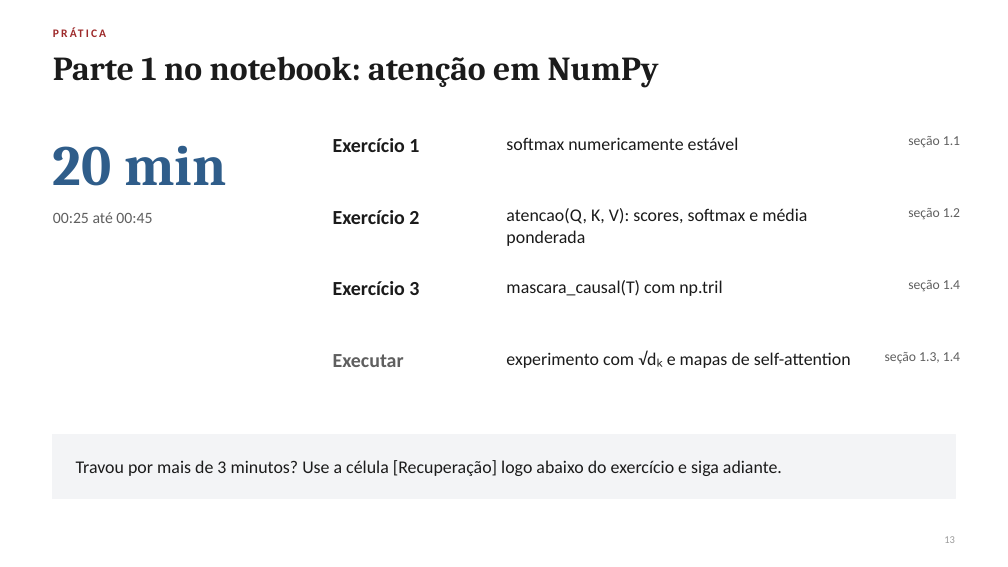
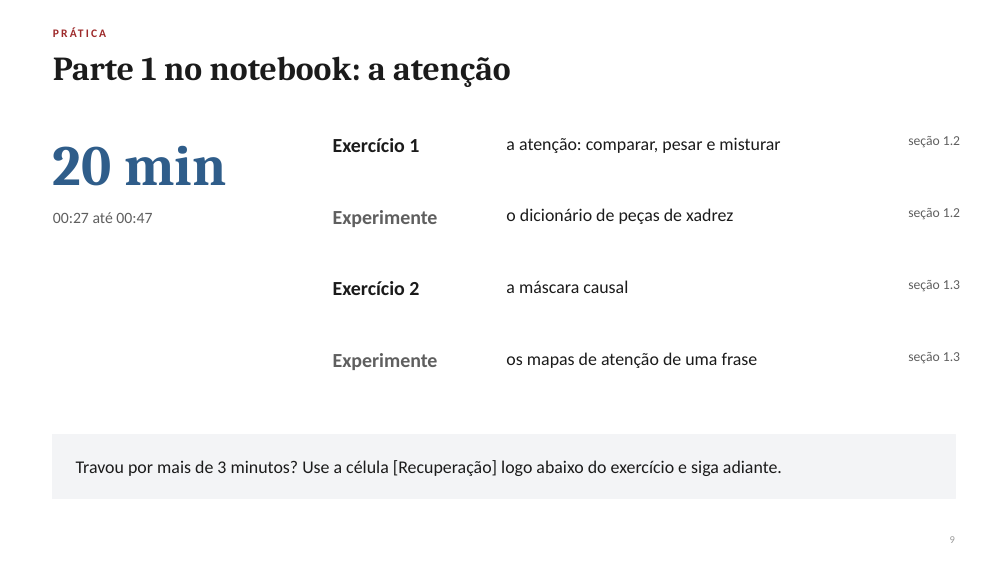
Before and after one commit to giovannibragasv/transformer-do-zero, a slide deck: slide 9 of slides/attention_workshop.pptx (slide 13 before the commit). Drawn at 1008x567 pixels with LibreOffice and Linux fonts; fonts in the diff are those of the drawing. Boxes give left, top, right and bottom in pixels: in the first picture for what was removed or moved away, otherwise in the second. Text is boxed around its words. In the diff, an @@ line names an element or a change of style, - is before the commit and + after.

Commit message:
Versão simplificada do workshop
Notebook com três exercícios (atenção, máscara causal e conexões residuais) e
textos mais curtos, sem a parte de matemática. Apresentação reduzida de 30
para 16 slides, só intuição, com uma única fórmula e o Transformer em um
diagrama.

```diff
--- a/slides/attention_workshop.pptx
+++ b/slides/attention_workshop.pptx
@@ text at (53,56,511,87): text changed @@
-Parte 1 no notebook: atenção em NumPy
+Parte 1 no notebook: a atenção
@@ text at (506,137,780,153): text changed @@
-softmax numericamente estável
+a atenção: comparar, pesar e misturar
@@ text at (908,136,960,148): text changed @@
-seção 1.1
+seção 1.2
@@ text at (506,208,733,224): text changed @@
-atencao(Q, K, V): scores, softmax e média ponderada
+o dicionário de peças de xadrez
@@ text at (53,212,152,223): text changed @@
-00:25 até 00:45
+00:27 até 00:47
@@ text at (333,210,438,227): text changed; text colour #1B1B1B to #5F5F5F @@
-Exercício 2
+Experimente
@@ text at (333,281,419,295): text changed @@
-Exercício 3
+Exercício 2
@@ text at (506,280,628,293): text changed @@
-mascara_causal(T) com np.tril
+a máscara causal
@@ text at (908,280,960,292): text changed @@
-seção 1.4
+seção 1.3
@@ text at (333,353,438,370): text changed @@
-Executar
+Experimente
@@ text at (506,352,758,368): text changed @@
-experimento com √dₖ e mapas de self-attention
+os mapas de atenção de uma frase
@@ text at (908,352,960,364): text changed @@
-seção 1.3, 1.4
+seção 1.3
@@ text at (950,536,955,543): text changed @@
-13
+9
```
Also in this commit, not shown: 10 other slides changed, 5 slides added, 19 slides removed, 20 other files.
